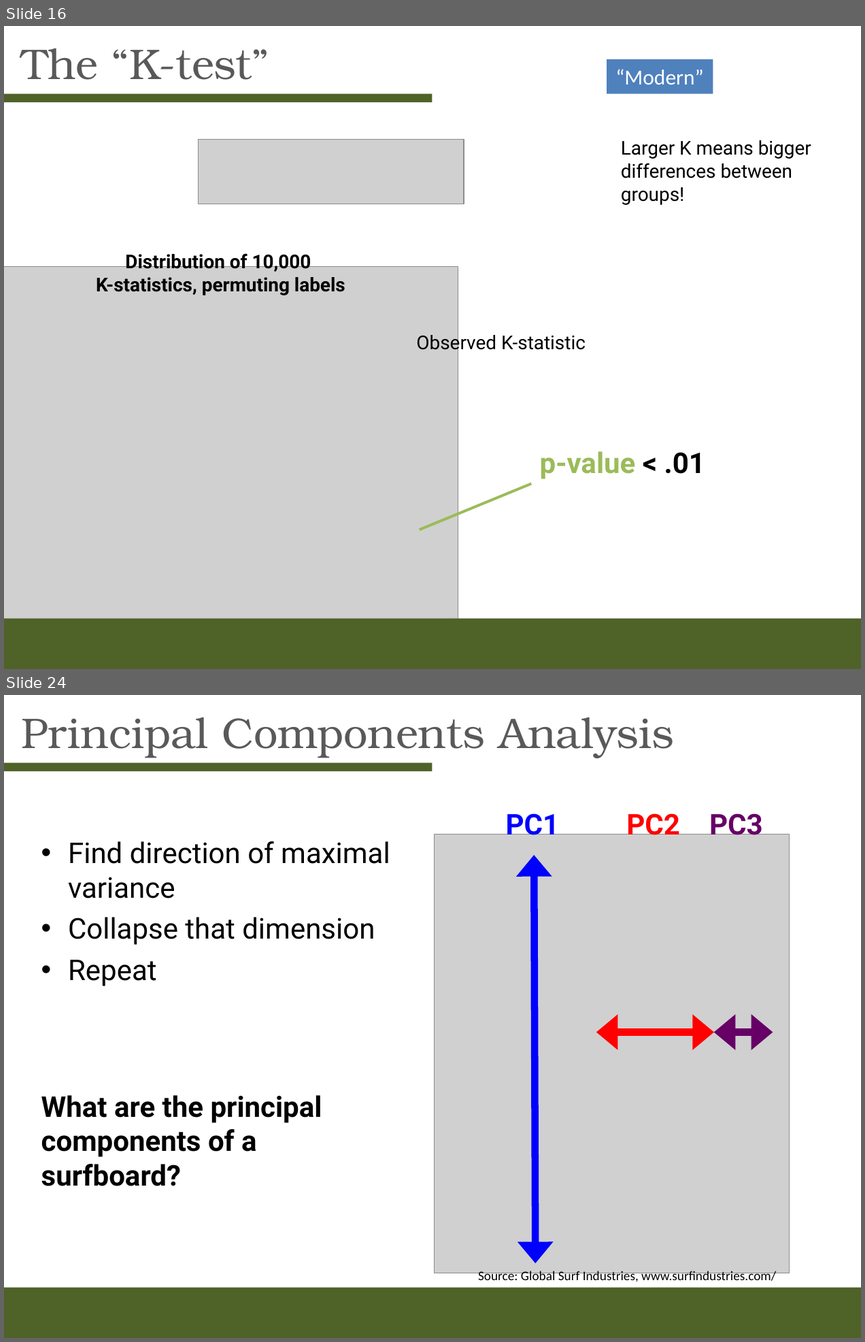
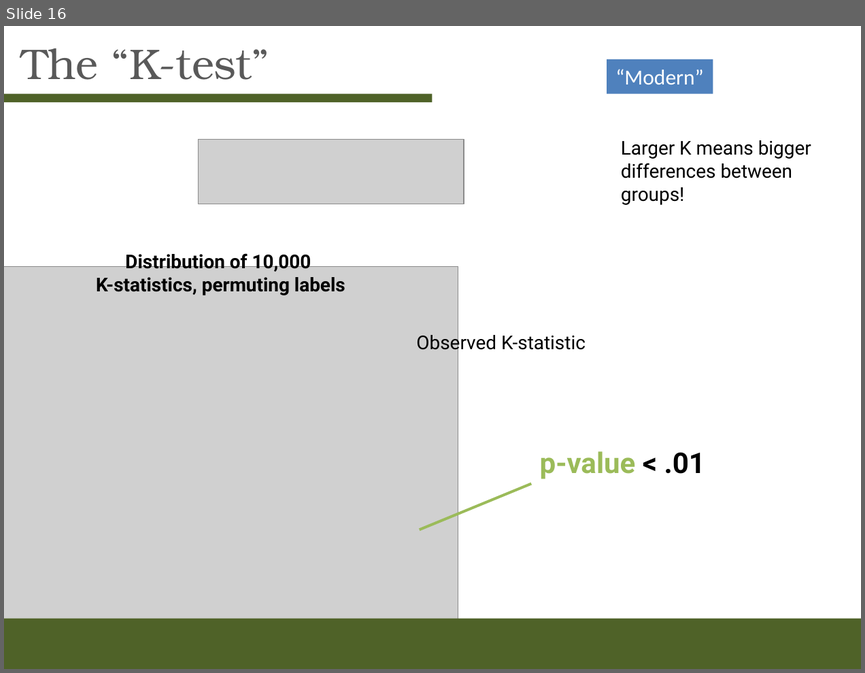
Before and after one commit to kstreet13/mcb293s, a slide deck: Week-4/Week4slides.pptx. Shown one above the other, each under a label of ours: slides 16 and 24 before the commit, slide 16 after it; the slides between them are not shown. The pictures are 865x1342 and 865x673 pixels, drawn with LibreOffice and Linux fonts; fonts in the diff are those of the drawing; grey boxes stand for pictures. Boxes give left, top, right and bottom in pixels: in the first picture for what was removed or moved away, otherwise in the second. Text is boxed around its words. In the diff, an @@ line names an element or a change of style, - is before the commit and + after.

```diff
--- a/Week-4/Week4slides.pptx
+++ b/Week-4/Week4slides.pptx
@@ slide 24 removed at (x1=4, y1=695, x2=861, y2=1338), background #FFFFFF @@
@@ title removed at (x1=21, y1=717, x2=673, y2=758) @@
-Principal Components Analysis
@@ rectangle removed at (x1=4, y1=763, x2=432, y2=771) @@
@@ text removed at (x1=506, y1=813, x2=560, y2=841) @@
-PC1
@@ text removed at (x1=626, y1=808, x2=680, y2=841) @@
-PC2
@@ text removed at (x1=709, y1=808, x2=763, y2=835) @@
-PC3
@@ picture removed at (x1=434, y1=834, x2=789, y2=1272) @@
@@ text removed at (x1=68, y1=841, x2=390, y2=986) @@
-• Find direction of maximal variance
-• Collapse that dimension
-• Repeat
@@ double arrow removed from (534, 855) to (535, 1263) @@
@@ double arrow removed from (713, 1032) to (596, 1032) @@
@@ double arrow removed from (772, 1032) to (713, 1032) @@
@@ text removed at (x1=41, y1=1095, x2=322, y2=1186) @@
-What are the principal components of a surfboard?
@@ text removed at (x1=478, y1=1270, x2=776, y2=1283) @@
-Source: Global Surf Industries, www.surfindustries.com/
@@ rectangle removed at (x1=4, y1=1287, x2=861, y2=1338) @@
```
Also in this commit, not shown: 1 slide changed, 10 other slides removed, 1 other file.
